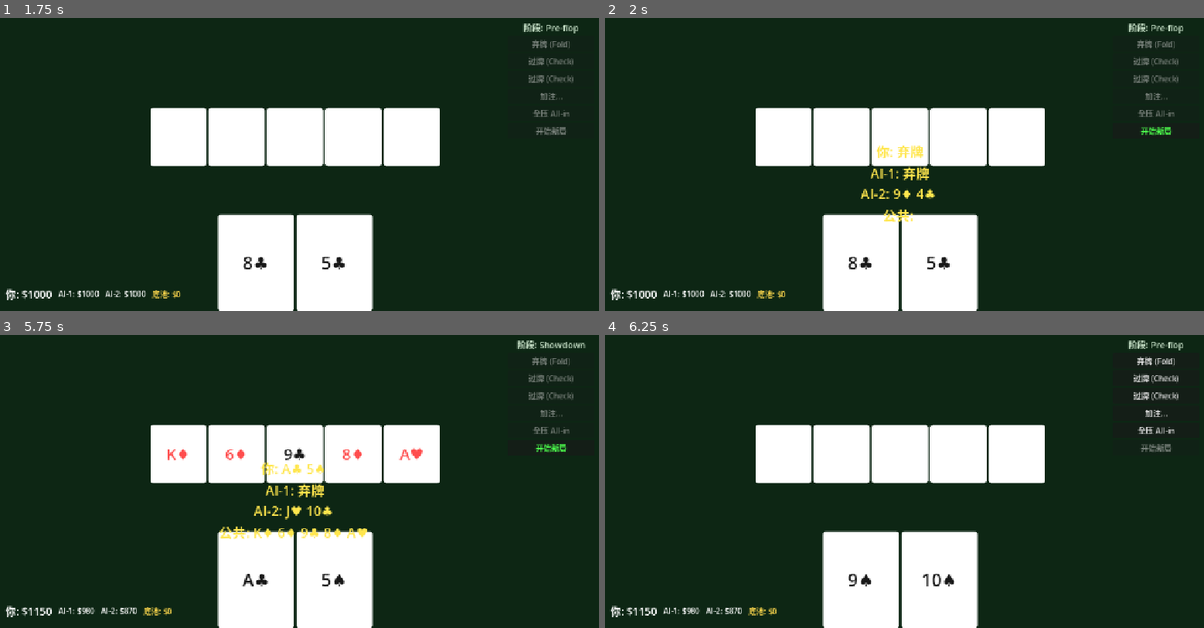
Above: before the commit, frames 1-4 (two rows, left to right).
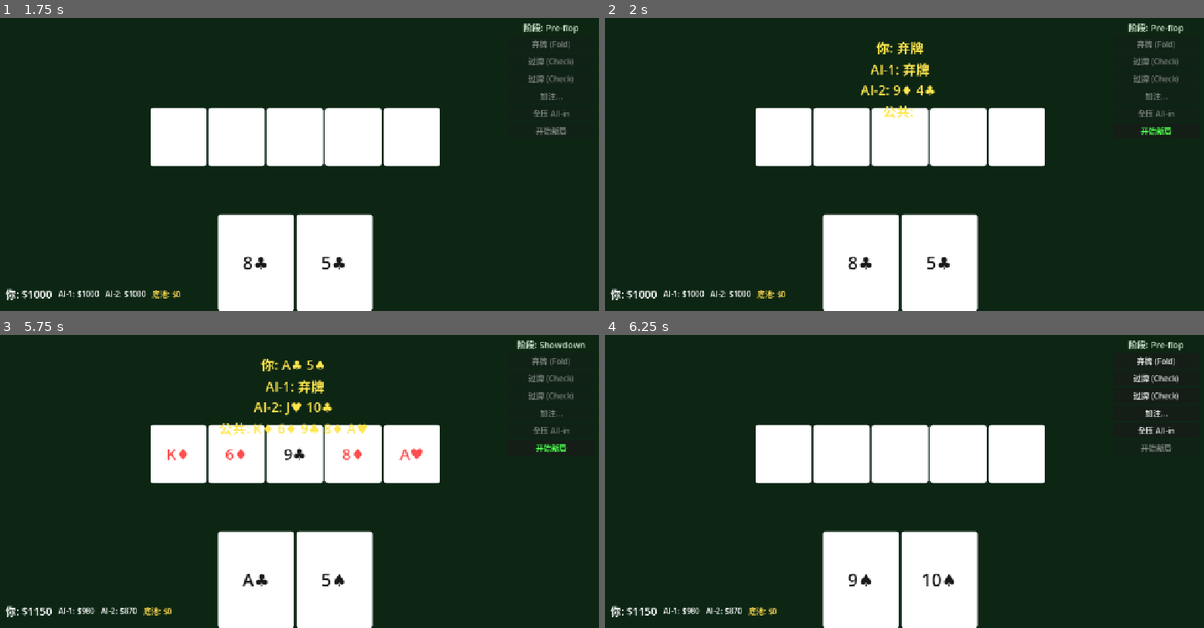
Above: after the commit, the same moments.

Repository: gaoyingxie/texas-holdemp
Game: Godot game, scene res://scenes/main.tscn
Same seed, same stepped clock (60 frames per second), same inputs: the game is played once before the commit and once after it.
Inputs:
- Up to frame 1 (1.75 s): click "弃牌 (Fold)" at 0.5 s
- Up to frame 2 (2 s): no input
- Up to frame 3 (5.75 s): click "开始新局" at 2 s; click "过牌 (Check)" at 2.75 s; click "跟注 $20" at 3.5 s; click "过牌 (Check)" at 4.25 s; click "加注..." at 5 s
- Up to frame 4 (6.25 s): click "开始新局" at 5.75 s

Frame 1 is identical in both runs. In frame 2, 1.5% of the frame differs, in the area x 42-56%, y 7-70%; in frame 3, 2.1%, in the area x 36-62%, y 7-70%; in frame 4, nothing differs.

Commit message:
fix: ResultLabel移到y=-150（屏幕上侧）、AI卡_style_card加content_margin

Diff:
--- a/scenes/main.tscn
+++ b/scenes/main.tscn
@@ -312,9 +312,9 @@
 anchor_right = 0.5
 anchor_bottom = 0.5
 offset_left = -200.0
-offset_top = 65.0
+offset_top = -150.0
 offset_right = 200.0
-offset_bottom = 125.0
+offset_bottom = -90.0
 grow_horizontal = 2
 grow_vertical = 2
 text = ""
--- a/scripts/main.gd
+++ b/scripts/main.gd
@@ -81,11 +81,13 @@
 
 
 func _style_card(card_node: Panel, card, face_up: bool) -> void:
+	card_node.custom_minimum_size = Vector2(80, 110)
 	var style = StyleBoxFlat.new()
 	if face_up:
-		style.bg_color = Color(1, 1, 1, 1)  # 白底
-	else:
-		style.bg_color = Color(0.15, 0.35, 0.65, 1)  # 深蓝卡背
+		style.bg_color = Color(1, 1, 1, 1)
+	else:
+		style.bg_color = Color(0.15, 0.35, 0.65, 1)
+	style.set_content_margin_all(4)
 	style.corner_radius_top_left = 6
 	style.corner_radius_top_right = 6
 	style.corner_radius_bottom_right = 6
